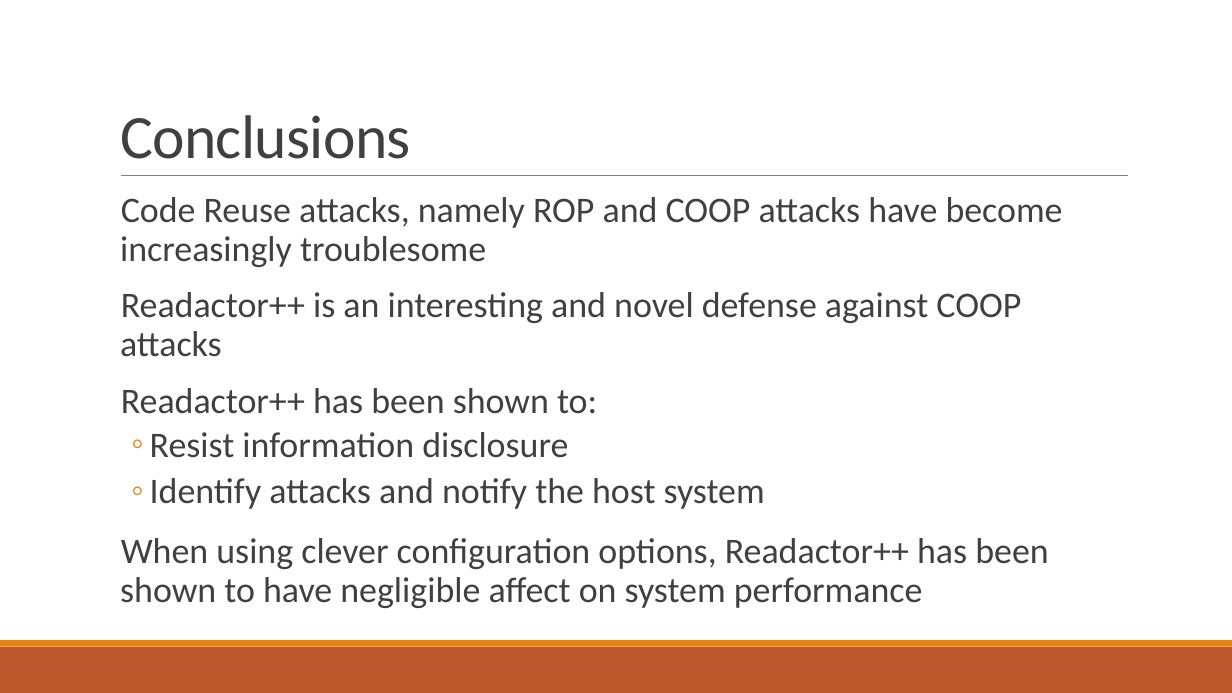
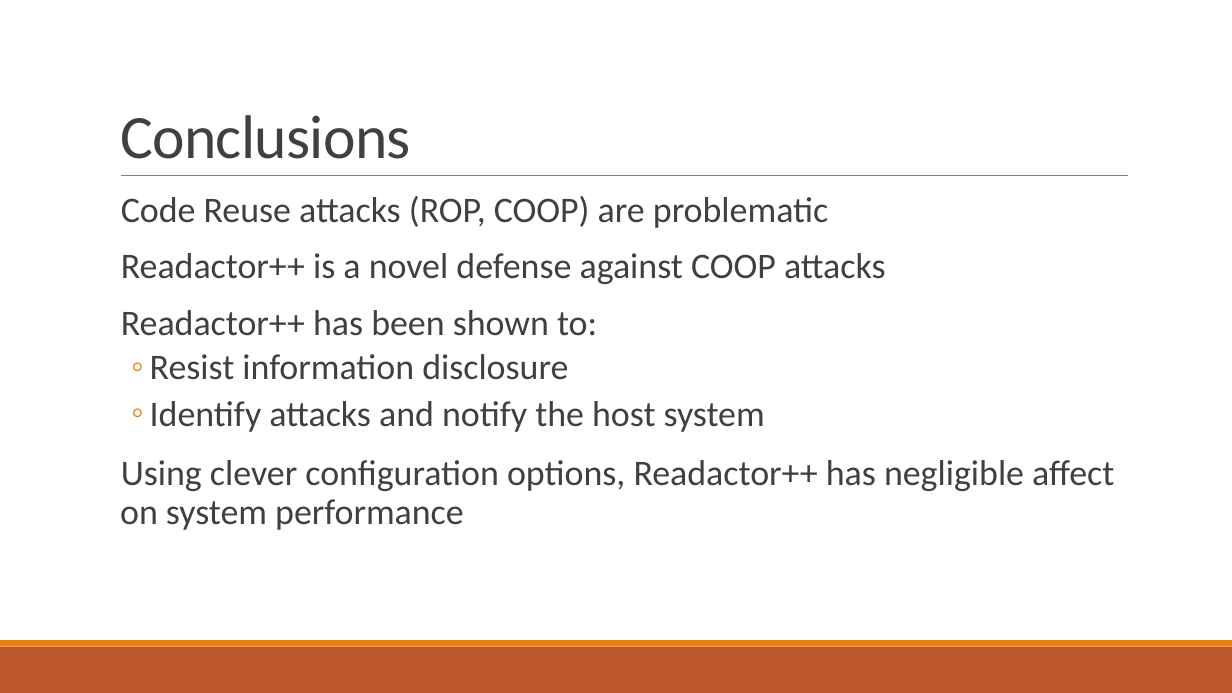
Before and after one commit to bretafinley/coop, a slide deck: slide 47 of COOP.pptx. Drawn at 1232x693 pixels with LibreOffice and Linux fonts; fonts in the diff are those of the drawing. Boxes give left, top, right and bottom in pixels: in the first picture for what was removed or moved away, otherwise in the second. Text is boxed around its words. In the diff, an @@ line names an element or a change of style, - is before the commit and + after.

```diff
--- a/COOP.pptx
+++ b/COOP.pptx
@@ text at bbox=[121, 196, 886, 284]: text changed @@
-  Code Reuse attacks, namely ROP and COOP attacks have become increasingly troublesome
-  Readactor++ is an interesting and novel defense against COOP attacks
+  Code Reuse attacks (ROP, COOP) are problematic
+  Readactor++ is a novel defense against COOP attacks
@@ text at bbox=[120, 460, 1114, 530]: text changed @@
-  When using clever configuration options, Readactor++ has been shown to have negligible affect on system performance
+  Using clever configuration options, Readactor++ has negligible affect on system performance
```
Also in this commit, not shown: 27 other slides changed, 1 other file.
